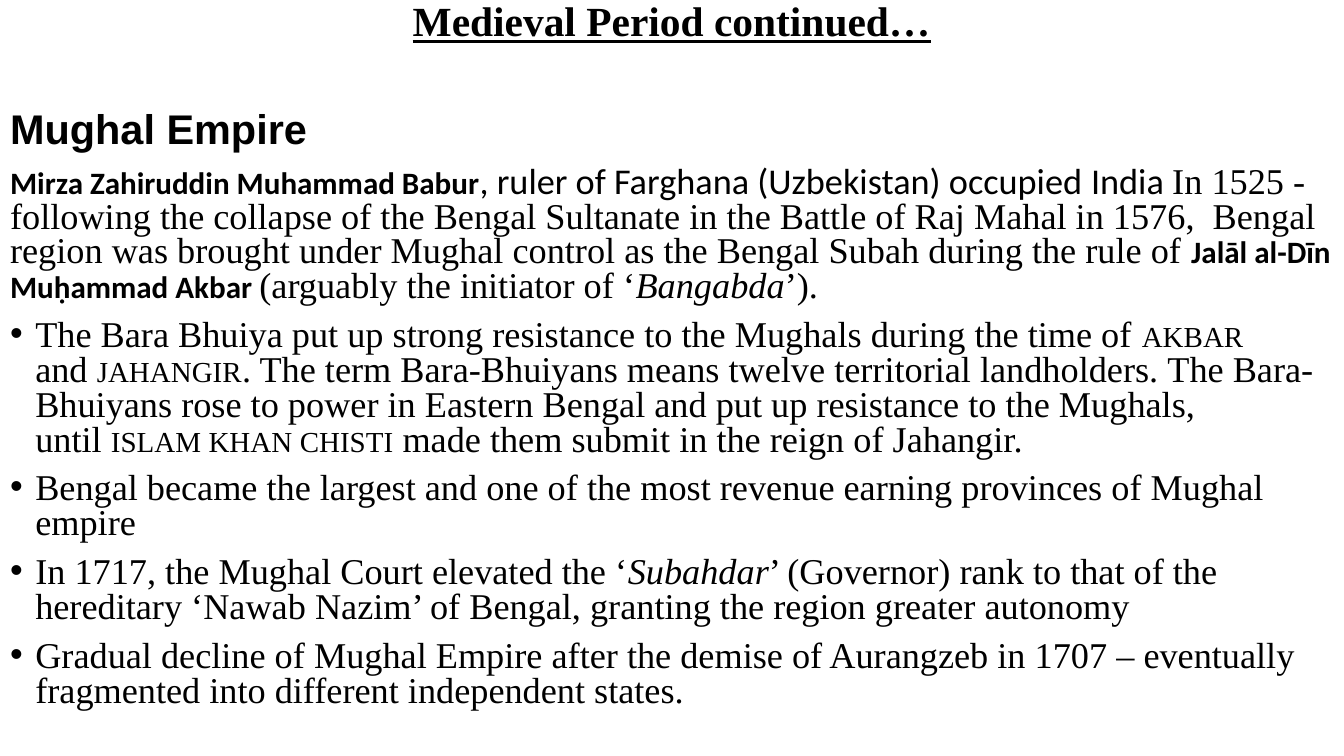
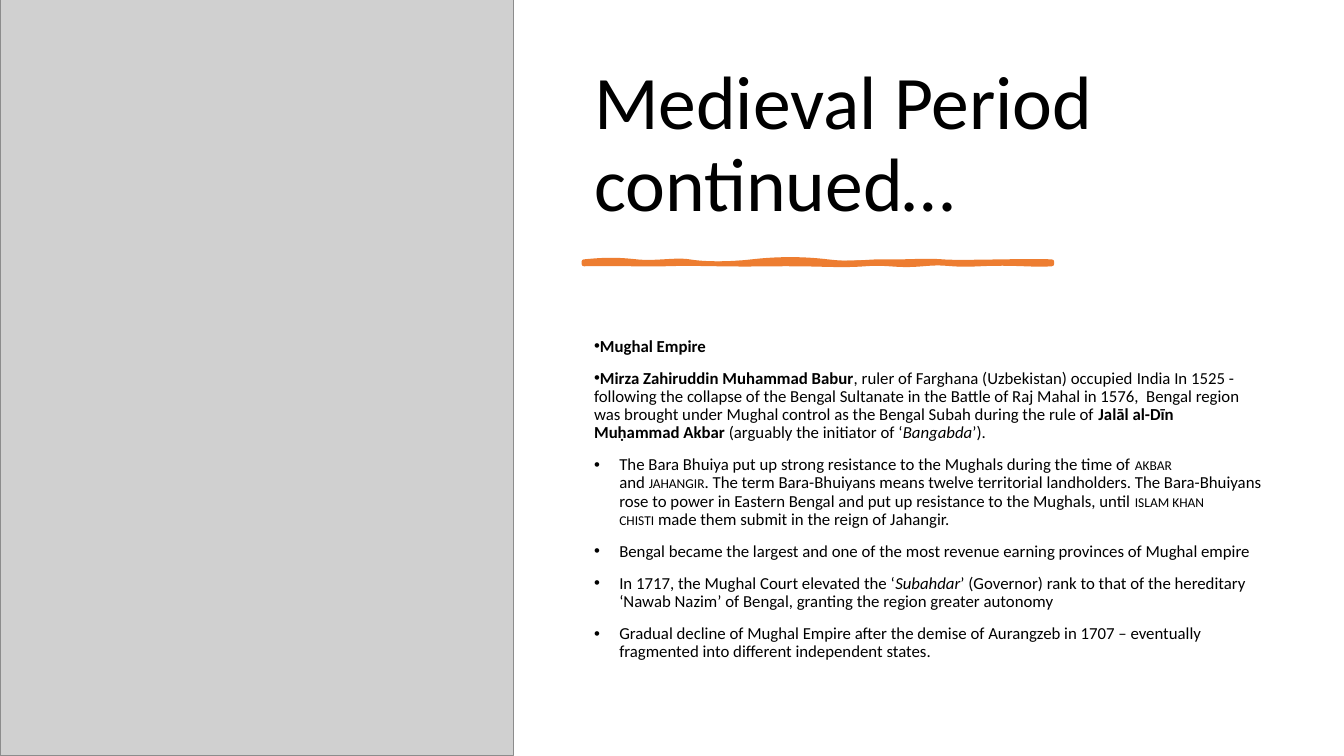
Before and after one commit to MOO-ORG/CSE220, a slide deck: slide 6 of Notes/HST 103_T4 Periodization (Medieval and Modern).pptx. Drawn at 1344x756 pixels with LibreOffice and Linux fonts; fonts in the diff are those of the drawing; grey boxes stand for pictures. Boxes give left, top, right and bottom in pixels: in the first picture for what was removed or moved away, otherwise in the second. Text is boxed around its words. In the diff, an @@ line names an element or a change of style, - is before the commit and + after.

```diff
--- a/Notes/HST 103_T4 Periodization (Medieval and Modern).pptx
+++ b/Notes/HST 103_T4 Periodization (Medieval and Modern).pptx
@@ picture added at bbox=[0, 0, 513, 756] @@
@@ text at bbox=[413, 7, 930, 43]: paragraph removed @@
-Medieval Period continued…
@@ text added at bbox=[594, 76, 1092, 212], 54 pt, text #000000 @@
+Medieval Period continued…
@@ freeform shape added at bbox=[584, 262, 1052, 264], fill #ED7D31, outline #ED7D31 3.5 pt @@
@@ text "Mughal Empire": place and size @@
-text "Mughal Empire" at bbox=[10, 7, 1330, 710]
+text "Mughal Empire" at bbox=[594, 340, 1261, 660]
@@ text "Mughal Empire" at bbox=[594, 340, 1261, 660]: size 29.6 to 12 pt, font Arial to Calibri in "Mughal Empire"; size 22.2 to 12 pt in "Mirza Zahiruddin Muhammad Babur, Jalāl al-Dīn Muḥammad ..."; size 25.9 to 12 pt; font Times New Roman to Calibri in "In 1525 - following the collapse of ...", "The Bara Bhuiya put up strong resistance ...", "Bengal became the largest and one of ...", "In 1717, the Mughal Court elevated the ..." and 1 more places; bullet none to •; line spacing 0.8 to 0.9 @@
```
Also in this commit, not shown: 11 other slides changed, 5 other files.
